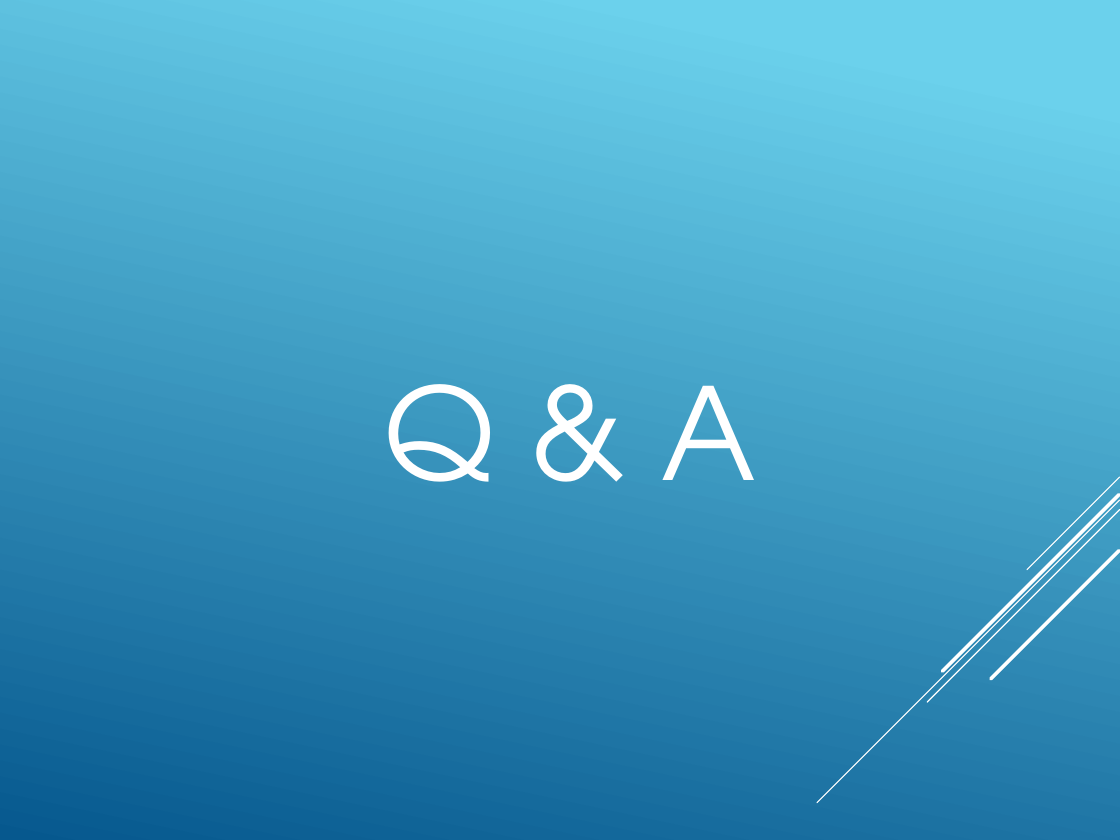
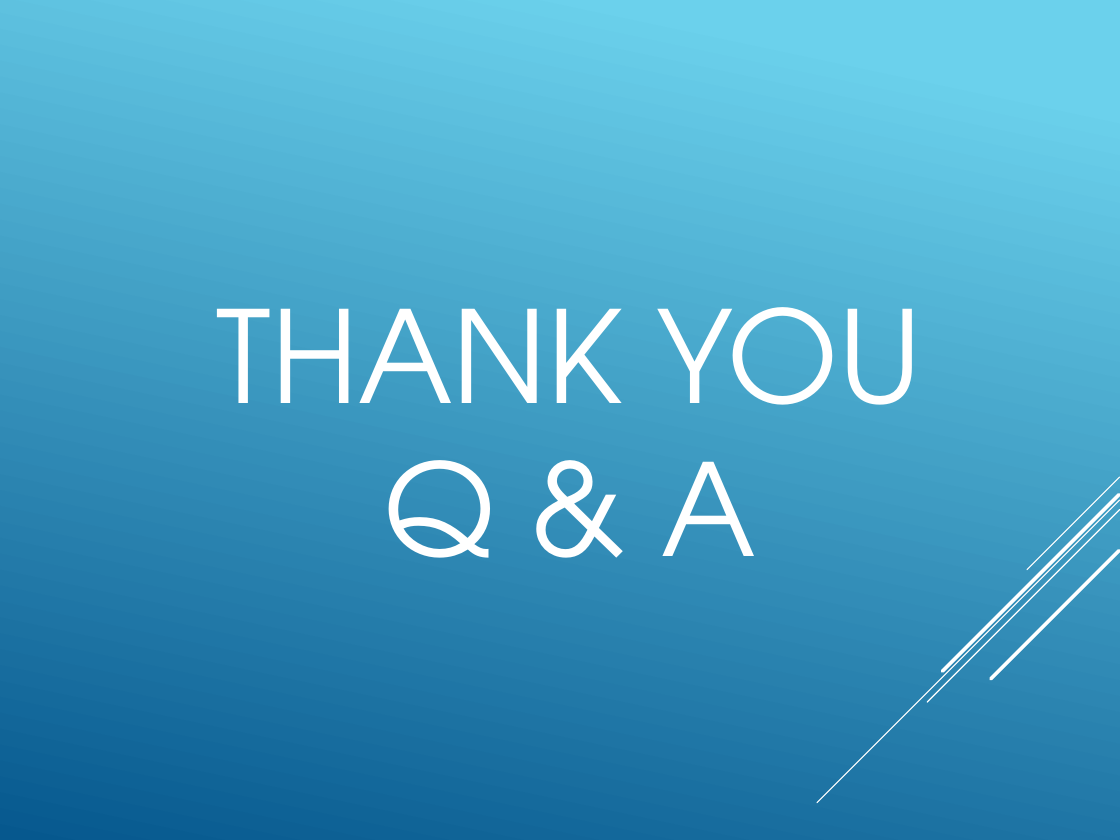
Before and after one commit to AndreeaLC/RPA-League-Hackathon_RoboDucks, a slide deck: slide 8 of Documents/UiPath Brief.pptx. Drawn at 1120x840 pixels with LibreOffice and Linux fonts; fonts in the diff are those of the drawing. Boxes give left, top, right and bottom in pixels: in the first picture for what was removed or moved away, otherwise in the second. Text is boxed around its words. In the diff, an @@ line names an element or a change of style, - is before the commit and + after.

Commit message:
Commit final presentation

```diff
--- a/Documents/UiPath Brief.pptx
+++ b/Documents/UiPath Brief.pptx
@@ title at bbox=[217, 307, 922, 558]: text changed @@
-Q & A
+THANK YOU
+Q & A
```
Also in this commit, not shown: 1 other slide changed.
